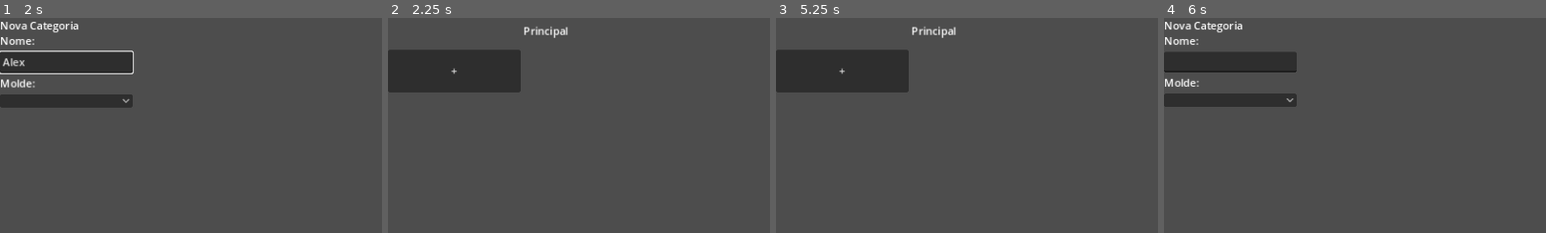
Above: before the commit, frames 1-4 (left to right).
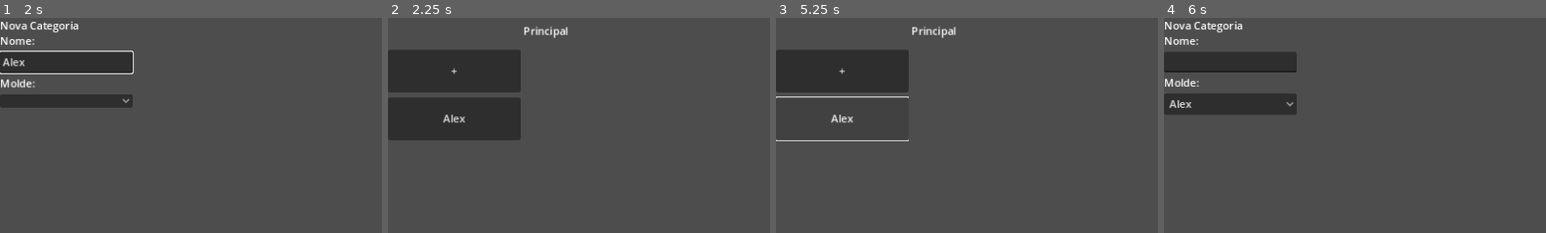
Above: after the commit, the same moments.

Repository: ramon-rodrigues3/AVLAR
Game: Godot game, scene res://main.tscn
Same seed, same stepped clock (60 frames per second), same inputs: the game is played once before the commit and once after it.
Inputs (mouse positions are % of the whole screen's width and height, from its top left):
- Up to frame 1 (2 s): click "+" at 0.5 s; click (9, 10) at 1.27 s; type "Alex" at 1.35 s
- Up to frame 2 (2.25 s): click "Salvar" at 2 s
- Up to frame 3 (5.25 s): click "Novo Molde +" at 2.75 s; click (9, 10) at 3.52 s; type "Alex" at 3.6 s; click "Salvar" at 4.25 s; click (9, 23) at 5 s, where only the run after the commit has a clickable "Alex"
- Up to frame 4 (6 s): click "+" at 5.75 s
The pictures show only the part of the screen within x 0-50%, y 0-50%; the shares and areas given below are measured in that part.

Frame 1 is identical in both runs. In frame 2, 6.7% of the frame differs, in the area x 0-35%, y 37-57%; in frame 3, 0.6%; in frame 4, 1.4%.
Error before the commit: Attempt to call function 'dir_exists' in base 'null instance' on a null instance. (res://classes/data_api.gd:19)
Error after the commit: Attempt to call function 'dir_exists' in base 'null instance' on a null instance. (res://classes/data_api.gd:54)

Commit message:
adicionar classes Category, Model e Item e lógica de POO

Diff:
--- a/classes/data_api.gd
+++ b/classes/data_api.gd
@@ -1,17 +1,52 @@
-class_name DataAPI
 extends Node
+
+class Category:
+	var name: String
+	var model: Model
+
+	func _init(name: String, model: Model):
+		name = name
+		model = model
+
+class Model:
+	var name: String
+	var fields: Array
+	var metrics: Array
+
+	func _init(dict: Dictionary):
+		name = dict["name"]
+		fields = dict["fields"]
+		metrics = dict["metrics"]
+
+class Item:
+	pass
+
+var categorias: Array[Category]
 
 var caminho = "res://armazenamento_teste/arquivo.cfg"
 var category_path = "res://armazenamento_teste/category.cfg"
 
-var config_file = ConfigFile.new()
+var model_cf = ConfigFile.new()
 var category_cf = ConfigFile.new()
 var item_cf = ConfigFile.new()
 
 func _init():
-	config_file.load(caminho)
+	model_cf.load(caminho)
 	category_cf.load(category_path)
 	criar_diretorios()
+
+func load_categorys():
+	for key in category_cf.get_section_keys("Category"):
+		var data_category = category_cf.get_value("Category", key)
+		var categoria = Category.new(
+			data_category["name"],
+			get_model(data_category["model"])
+		)
+		categorias.append(categoria)
+
+func get_model(model_id) -> Model:
+	var model_dict = model_cf.get_value("Models", model_id)
+	return Model.new(model_dict)
 
 func criar_diretorios():
 	var dir = DirAccess.open("res://armazenamento_teste")
@@ -20,8 +55,8 @@
 		dir.make_dir("res://armazenamento_teste/itens")
 
 func save_new_model(new_model: Dictionary) -> void:
-	config_file.set_value("Models", new_model["name"], new_model)
-	config_file.save(caminho)
+	model_cf.set_value("Models", new_model["name"], new_model)
+	model_cf.save(caminho)
 
 func save_new_category(new_category: Dictionary) -> void:
 	print("Debug ... Salvando")
@@ -29,7 +64,7 @@
 	category_cf.save(category_path)
 
 func get_model_name_list() -> Array:
-	return config_file.get_section_keys("Models")
+	return model_cf.get_section_keys("Models")
 
 func get_category_name_list() -> Array:
 	var categorys = category_cf.get_section_keys("Category")
@@ -56,6 +91,6 @@
 
 func get_model_fields_from_category(category: String):
 	var model_name = category_cf.get_value("Category", category)["model"]
-	var model = config_file.get_value("Models", model_name)
+	var model = model_cf.get_value("Models", model_name)
 
 	return model["fields"]
--- a/classes/item.gd
+++ b/classes/item.gd
@@ -1,4 +1,4 @@
-class_name Item
+class_name ItemApi
 extends Node
 
 func _ready():
--- a/novo_molde.gd
+++ b/novo_molde.gd
@@ -1,6 +1,4 @@
 extends Control
-
-var data_api = DataAPI.new()
 
 @onready var vbox_fields = $ScrollContainer/VBoxContainer/VboxFields
 @onready var vbox_metrics = $ScrollContainer/VBoxContainer/VBoxMetrics
@@ -27,7 +25,7 @@
 			"fields": get_fields_array(),
 			"metrics": get_metrics_array()
 		}
-		data_api.save_new_model(new_model)
+		DataApi.save_new_model(new_model)
 
 	get_tree().change_scene_to_file("res://main.tscn")
 
--- a/scripts/categorias.gd
+++ b/scripts/categorias.gd
@@ -2,13 +2,12 @@
 
 signal categoria_alterada(nova_categoria)
 
-var data_api = DataAPI.new()
 @onready var vbox = $VBoxContainer
 
 func _ready():
 	vbox.add_spacer(true)
 
-	for categoria in data_api.get_category_name_list():
+	for categoria in DataApi.get_category_name_list():
 		var button = preload("res://categoria_button.tscn").instantiate()
 		button.text = categoria
 		button.categoria = categoria # talvez seja desnecessário
--- a/scripts/nova_categoria.gd
+++ b/scripts/nova_categoria.gd
@@ -1,12 +1,10 @@
 extends Control
-
-var data_api = DataAPI.new()
 
 @onready var category_name_line = $ScrollContainer/VBoxContainer/CategoryNameLine
 @onready var category_model_option = $ScrollContainer/VBoxContainer/CategoryModelOption
 
 func _ready():
-	var models = data_api.get_model_name_list()
+	var models = DataApi.get_model_name_list()
 	for model in models:
 		category_model_option.add_item(model)
 
@@ -18,6 +16,6 @@
 				category_model_option.selected
 			)
 		}
-		data_api.save_new_category(new_category)
+		DataApi.save_new_category(new_category)
 
 	get_tree().change_scene_to_file("res://main.tscn")
--- a/scripts/novo_item.gd
+++ b/scripts/novo_item.gd
@@ -3,7 +3,6 @@
 @onready var vbox = $ScrollContainer/VBoxContainer
 
 func _ready():
-	print(DataApi.get_item_list(Global.categoria))
 	for campo in DataApi.get_item_list(Global.categoria):
 		var vbox_2 = VBoxContainer.new()
 		var label = Label.new()
--- a/scripts/section.gd
+++ b/scripts/section.gd
@@ -1,6 +1,5 @@
 extends ScrollContainer
 
-var data_api = DataAPI.new()
 @onready var vbox = $VBoxContainer
 
 func _ready():
@@ -11,7 +10,7 @@
 	for item in get_tree().get_nodes_in_group("item"):
 		item.queue_free()
 
-	for item in data_api.get_item_list(Global.categoria):
+	for item in DataApi.get_item_list(Global.categoria):
 		var button = Button.new()
 		button.custom_minimum_size = Vector2(700, 200)
 		button.size_flags_horizontal = Control.SIZE_SHRINK_CENTER
